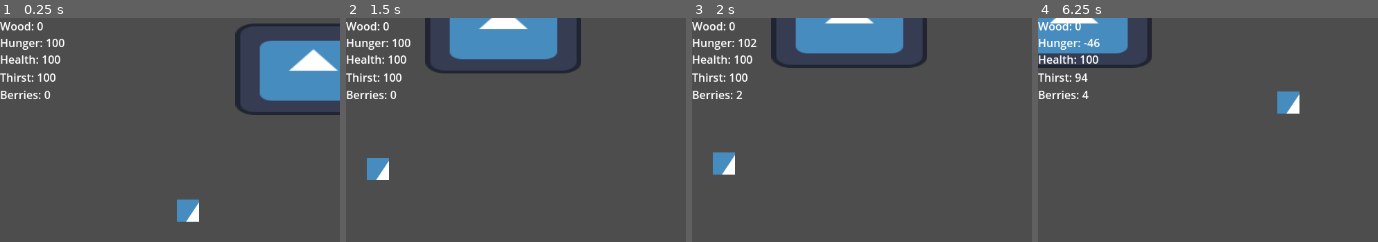
Above: before the commit, frames 1-4 (left to right).
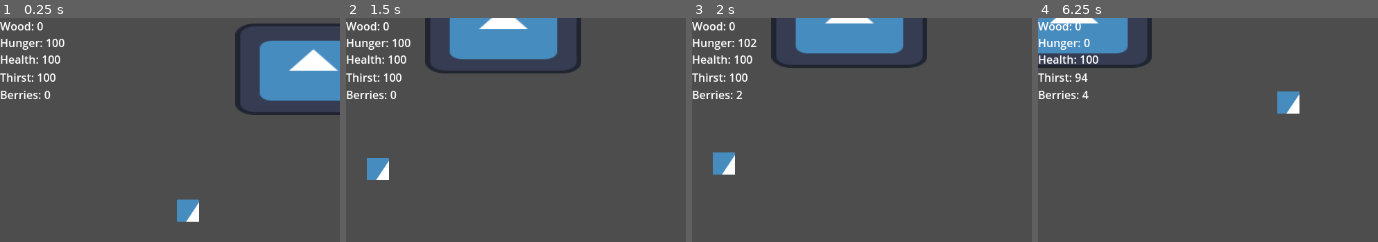
Above: after the commit, the same moments.

Repository: 7riciu/survival-game
Game: Godot game, scene res://scenes/game.tscn
Two runs of this game, one before a commit and one after it. Both use one fixed random seed, a clock stepped at 60 frames per second and the inputs below. The engine's default icon, where the game draws it, is replaced by a stand-in: a white triangle on a blue panel in a dark square.
Inputs (mouse positions are % of the whole screen's width and height, from its top left):
- Up to frame 1 (0.25 s): no input
- Up to frame 2 (1.5 s): tap Enter at 0.5 s; move the mouse to (85, 45) at 0.52 s; hold Right (right) 0.53-1.28 s; tap E (e) at 0.6 s; move the mouse to (35, 55) at 1.27 s; hold Down (down) from 1.28 s (still down); click (35, 55) at 1.35 s
- Up to frame 3 (2 s): keep holding Down (down); tap E (e) at 1.55 s
- Up to frame 4 (6.25 s): tap Space at 2 s; move the mouse to (70, 28) at 2.02 s; release Down (down) at 2.03 s; hold Right (right) 2.03-2.78 s; tap E (e) at 2.1, 3.05, 3.8, 4.35, 5.3, 5.85 s; move the mouse to (53, 70) at 2.77 s; hold Up (up) 2.78-3.53 s; tap Alt at 2.85 s; move the mouse to (94, 65) at 3.52 s; hold Left (left) 3.53-5.03 s; tap Shift at 3.6 s; move the mouse to (24, 35) at 4.27 s; tap Enter at 5 s; move the mouse to (65, 50) at 5.02 s; hold Down (down) 5.03-5.78 s; click (65, 50) at 5.1 s; move the mouse to (41, 25) at 5.77 s; hold Right (right) from 5.78 s (still down)
The pictures show only the part of the screen within x 0-50%, y 0-50%; the shares and areas given below are measured in that part.

Frames 1-3 are identical in both runs. In frame 4, 0.1% of the frame differs, in the area x 13-19%, y 9-13%.

Commit message:
I figured out how to make the thirst and hunger systems

Diff:
--- a/scripts/hunger_ui.gd
+++ b/scripts/hunger_ui.gd
@@ -1,11 +1,11 @@
 extends Label
 
-var hunger = 100
+@onready var player = get_tree().get_first_node_in_group("player")
 
 func hunger_decrease_by_time():
-	hunger -= 50
-	self.text = "Hunger: " + str(hunger)
+	player.hunger -= 50
+	self.text = "Hunger: " + str(player.hunger)
 
 func hunger_increase_by_berry():
-	hunger += 2
-	self.text = "Hunger: " + str(hunger)
+	player.hunger += 2
+	self.text = "Hunger: " + str(player.hunger)
--- a/scripts/lake.gd
+++ b/scripts/lake.gd
@@ -1,5 +1,7 @@
 extends Area2D
 
+@onready var player = get_tree().get_first_node_in_group("player")
+@onready var thirst_ui = get_tree().get_first_node_in_group("thirst_ui")
 var can_drink = false
 
 func _ready() -> void:
--- a/scripts/player.gd
+++ b/scripts/player.gd
@@ -8,15 +8,14 @@
 @onready var lake = get_tree().get_first_node_in_group("lake_area")
 
 var speed = 300.0
+var hunger = 100
+var thirst = 100
 
 func _ready() -> void:
+	thirst_decrease_by_time()
 	hunger_decrese()
-	thirst_decrease()
-	thirst_increase_by_lake()
-	health_decrease_by_needs()
 
 func _physics_process(_delta: float) -> void:
-
 	var direction = Vector2(
 		Input.get_axis("left", "right"),
 		Input.get_axis("up", "down")
@@ -26,23 +25,13 @@
 	move_and_slide()
 
 func hunger_decrese():
-	while hunger_ui.hunger > 0:
+	while hunger <= 100 and hunger > 0:
 		await get_tree().create_timer(2).timeout
+		hunger -= 2
 		hunger_ui.hunger_decrease_by_time()
-	health_decrease_by_needs()
 
-func thirst_decrease():
-	while thirst_ui.thirst > 0 and not lake.can_drink:
+func thirst_decrease_by_time():
+	while thirst <= 100 and thirst > 0:
 		await get_tree().create_timer(2).timeout
+		thirst -= 2
 		thirst_ui.thirst_decrease_by_time()
-	health_decrease_by_needs()
-
-func thirst_increase_by_lake():
-	while thirst_ui.thirst < 100 and lake.can_drink:
-		await get_tree().create_timer(2).timeout
-		thirst_ui.thirst_increase_by_lake()
-
-func health_decrease_by_needs():
-	while hunger_ui.hunger <= 0 and health_ui.health >= 20 or thirst_ui.thirst <= 0 and health_ui.health >= 20:
-		await get_tree().create_timer(1).timeout
-		health_ui.health_decrese_by_hunger()
--- a/scripts/thirst_ui.gd
+++ b/scripts/thirst_ui.gd
@@ -1,11 +1,7 @@
 extends Label
 
-var thirst = 100
+@onready var player = get_tree().get_first_node_in_group("player")
+@onready var lake = get_tree().get_first_node_in_group("lake_area")
 
 func thirst_decrease_by_time():
-	thirst -= 2
-	self.text = "Thirst: " + str(thirst)
-
-func thirst_increase_by_lake():
-	thirst += 10
-	self.text = "Thirst: " + str(thirst)
+	self.text = "Thirst: " + str(player.thirst)
